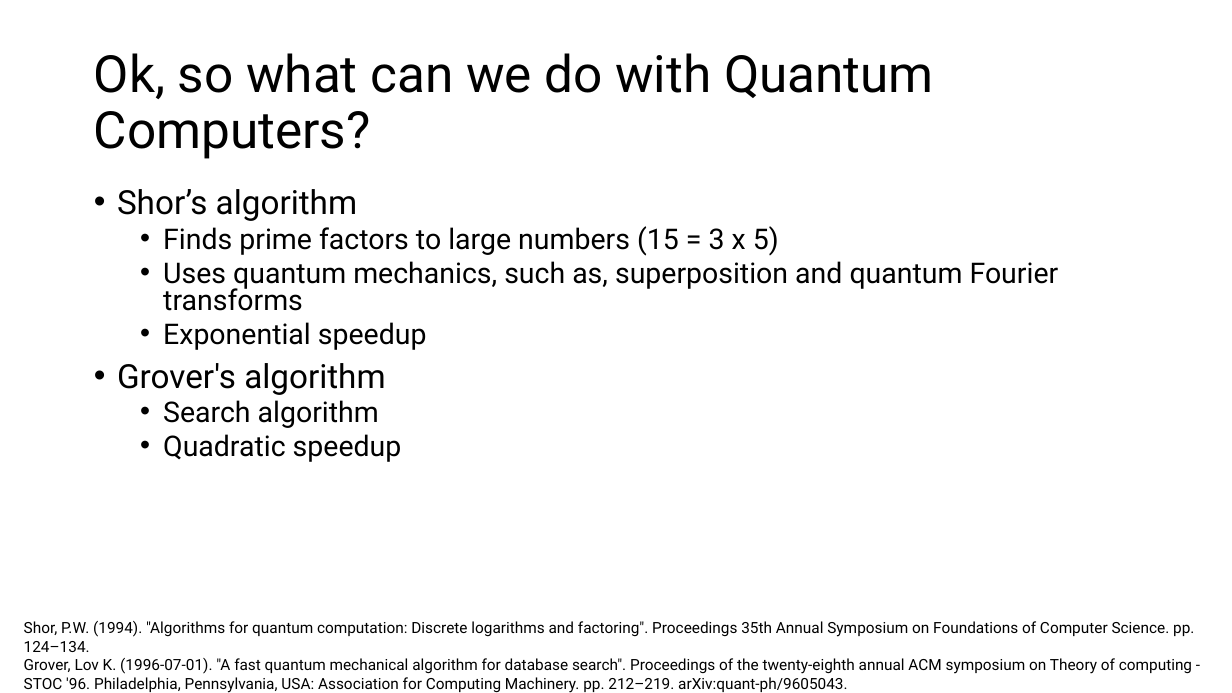
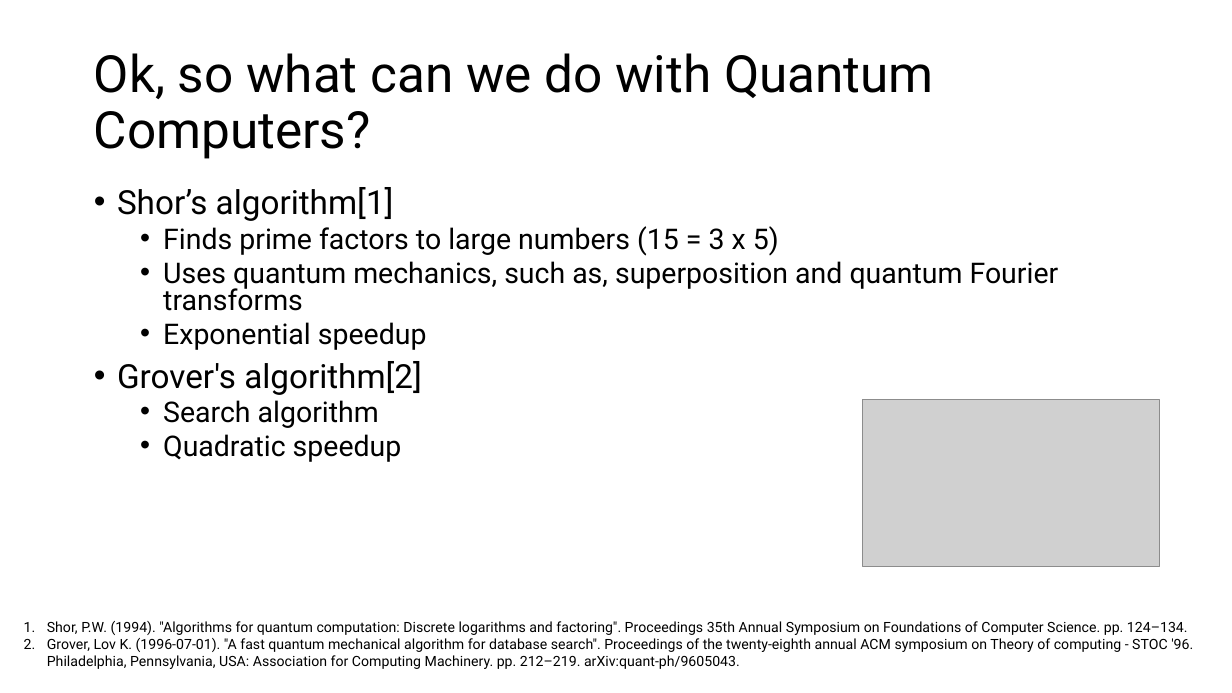
Before and after one commit to aebergl/Presentations, a slide deck: slide 16 of QuantumComputing.pptx. Drawn at 1232x693 pixels with LibreOffice and Linux fonts; fonts in the diff are those of the drawing; grey boxes stand for pictures. Boxes give left, top, right and bottom in pixels: in the first picture for what was removed or moved away, otherwise in the second. Text is boxed around its words. In the diff, an @@ line names an element or a change of style, - is before the commit and + after.

```diff
--- a/QuantumComputing.pptx
+++ b/QuantumComputing.pptx
@@ text at (117, 187, 394, 221): text changed @@
-• Shor’s algorithm
+• Shor’s algorithm[1]
@@ text at (117, 361, 422, 395): text changed @@
-• Grover's algorithm
+• Grover's algorithm[2]
@@ picture added at (863, 400, 1160, 567) @@
@@ text "Shor, P.W. (1994). "Algorithms for ..." at (47, 621, 1193, 669): size 12 to 11 pt; bullet none to 1. @@
```
Also in this commit, not shown: 5 other slides changed, 10 slides added, 4 slides removed, 1 other file.
